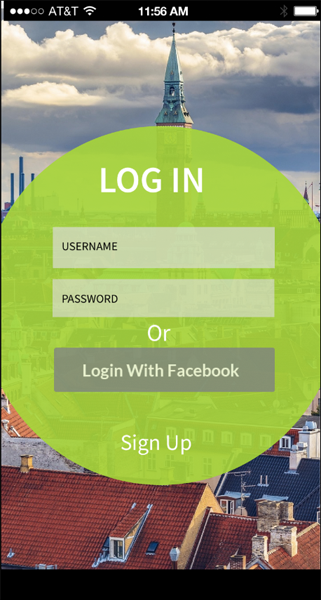
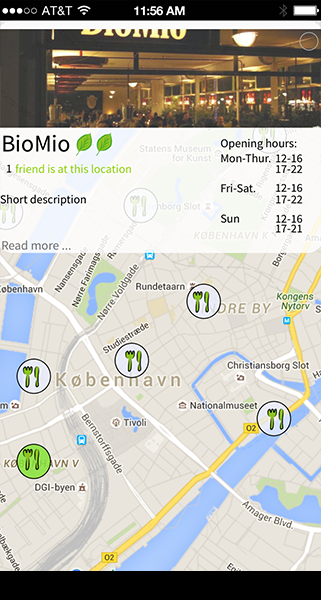
Revision of a layered 321 × 600 image; what changed, layer by layer:
added layer "IMG_0673" above "IMG_0716" over [0, 0, 321, 571]
added layer "IMG_0716" above "IMG_0642" over [0, 0, 321, 571]
added layer "IMG_0642" above "IMG_0676" over [0, 0, 321, 570]
showed "Layer 2" over [0, 0, 321, 600]
hid "Layer 1" over [0, 0, 321, 600]
